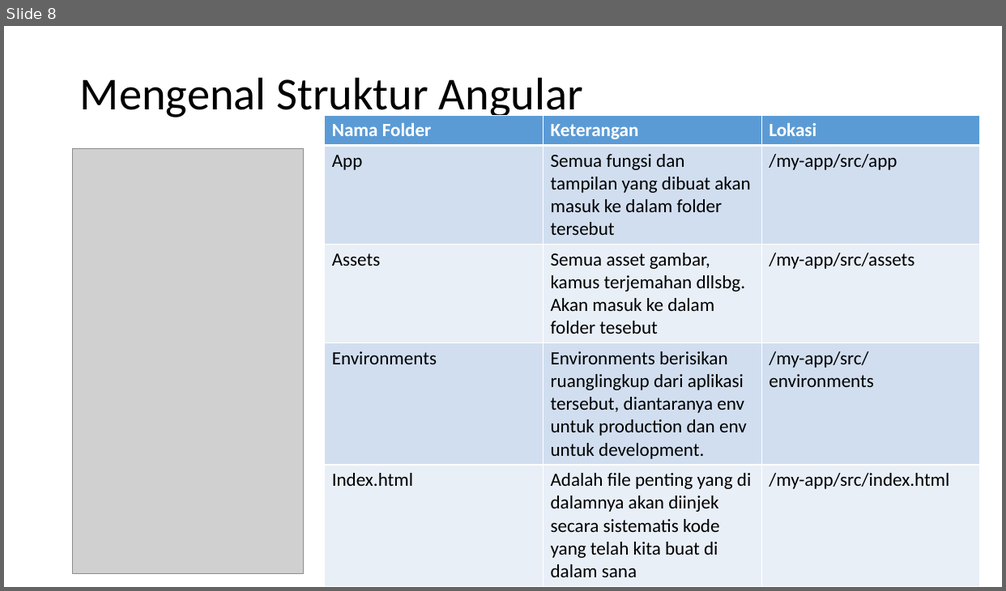
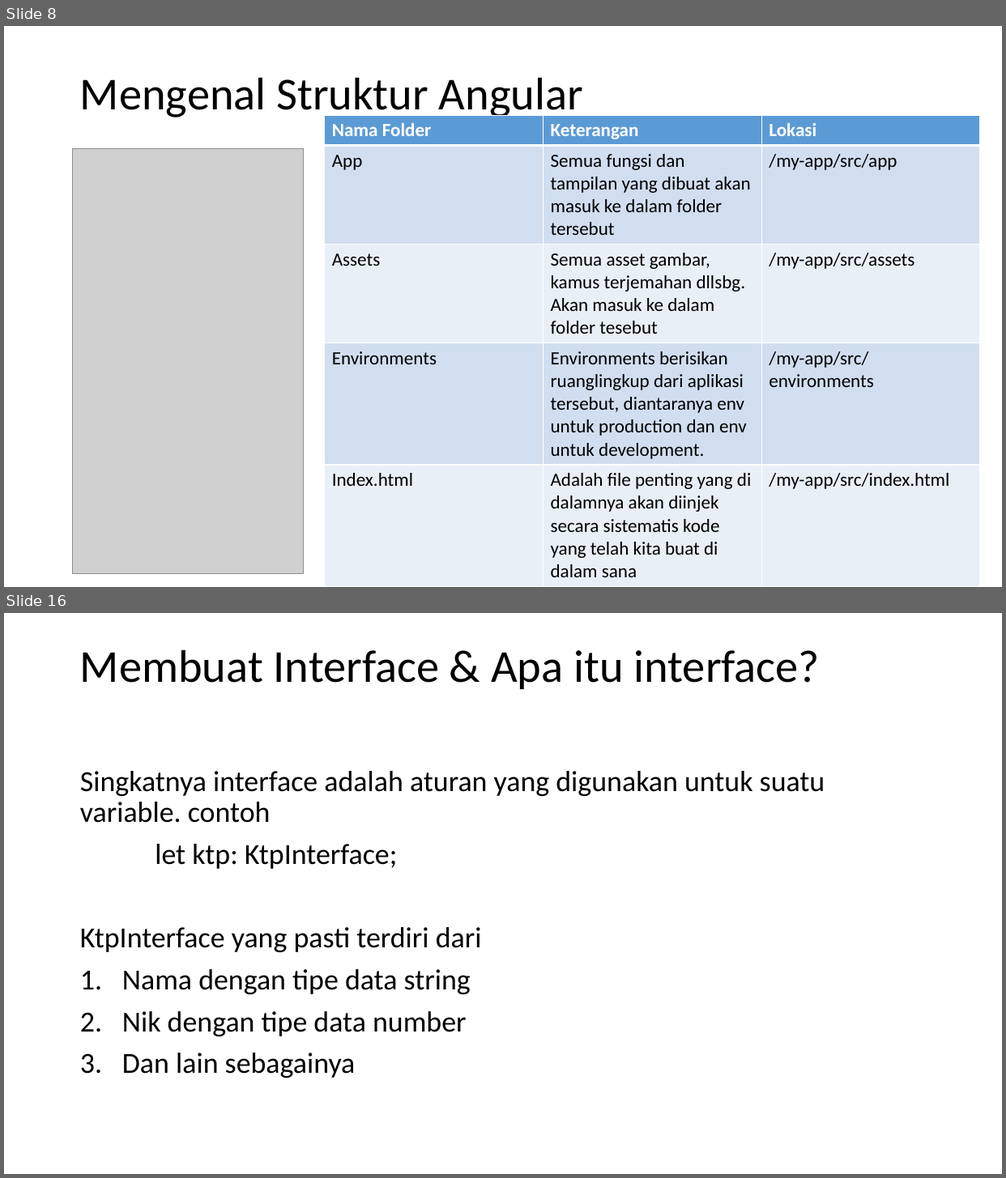
Before and after one commit to alifrazanit/ngodingBareng, a slide deck: Week 6.pptx. Shown one above the other, each under a label of ours: slide 8 before the commit, slides 8 and 16 after it; the slides between them are not shown. The pictures are 1006x591 and 1006x1178 pixels, drawn with LibreOffice and Linux fonts; fonts in the diff are those of the drawing; grey boxes stand for pictures. Boxes give left, top, right and bottom in pixels: in the first picture for what was removed or moved away, otherwise in the second. Text is boxed around its words. In the diff, an @@ line names an element or a change of style, - is before the commit and + after.

```diff
--- a/Week 6.pptx
+++ b/Week 6.pptx
@@ slide 16 added at [4, 613, 1002, 1174], background #FFFFFF @@
@@ title added at [80, 649, 820, 689], 44 pt, text #000000 @@
+Membuat Interface & Apa itu interface?
@@ text added at [80, 771, 825, 1078], 28 pt, text #000000 @@
+Singkatnya interface adalah aturan yang digunakan untuk suatu variable. contoh
+let ktp: KtpInterface;
+KtpInterface yang pasti terdiri dari
+1. Nama dengan tipe data string
+2. Nik dengan tipe data number
+3. Dan lain sebagainya
```
Also in this commit, not shown: 16 other slides added, 1 slide removed, 9 other files.
